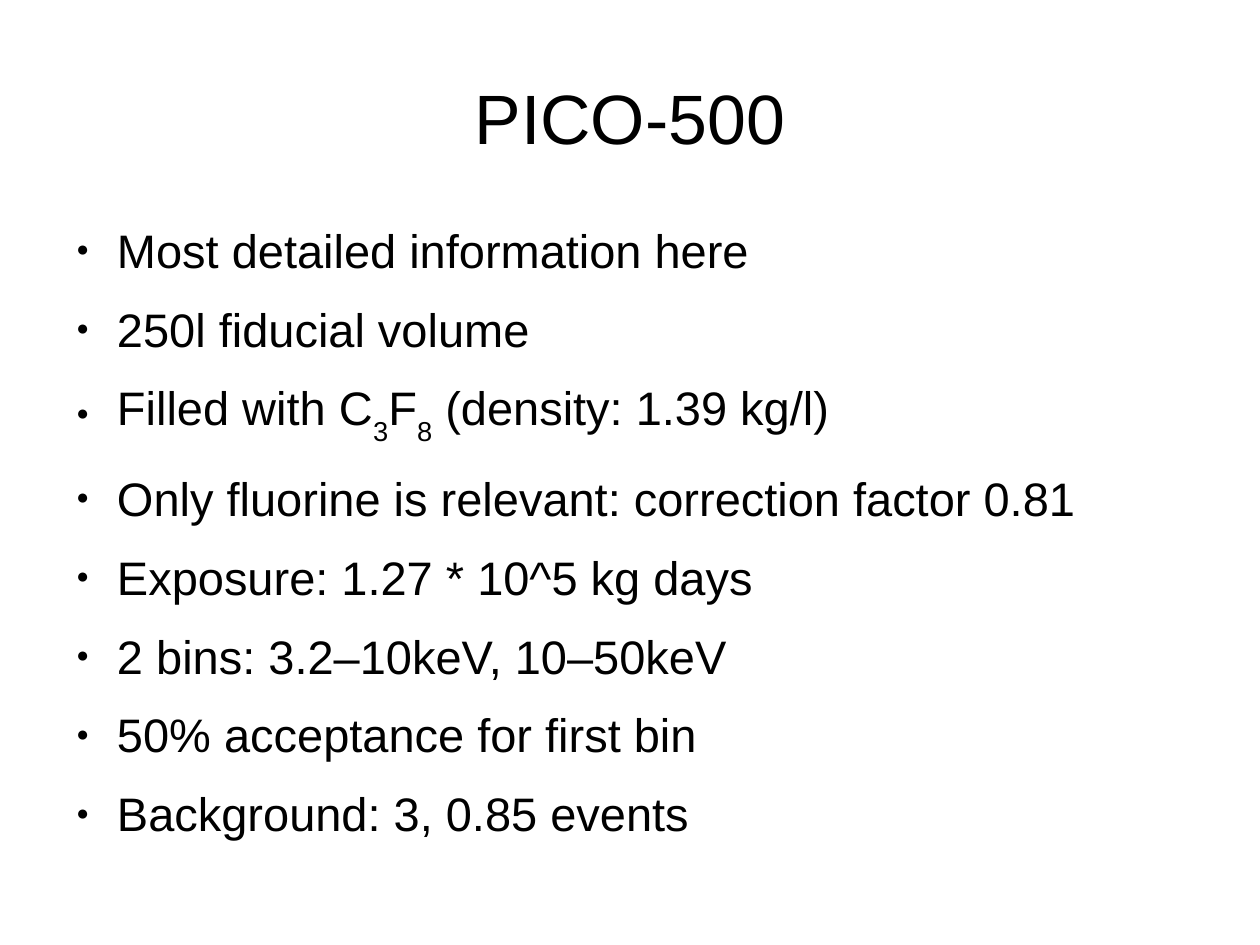
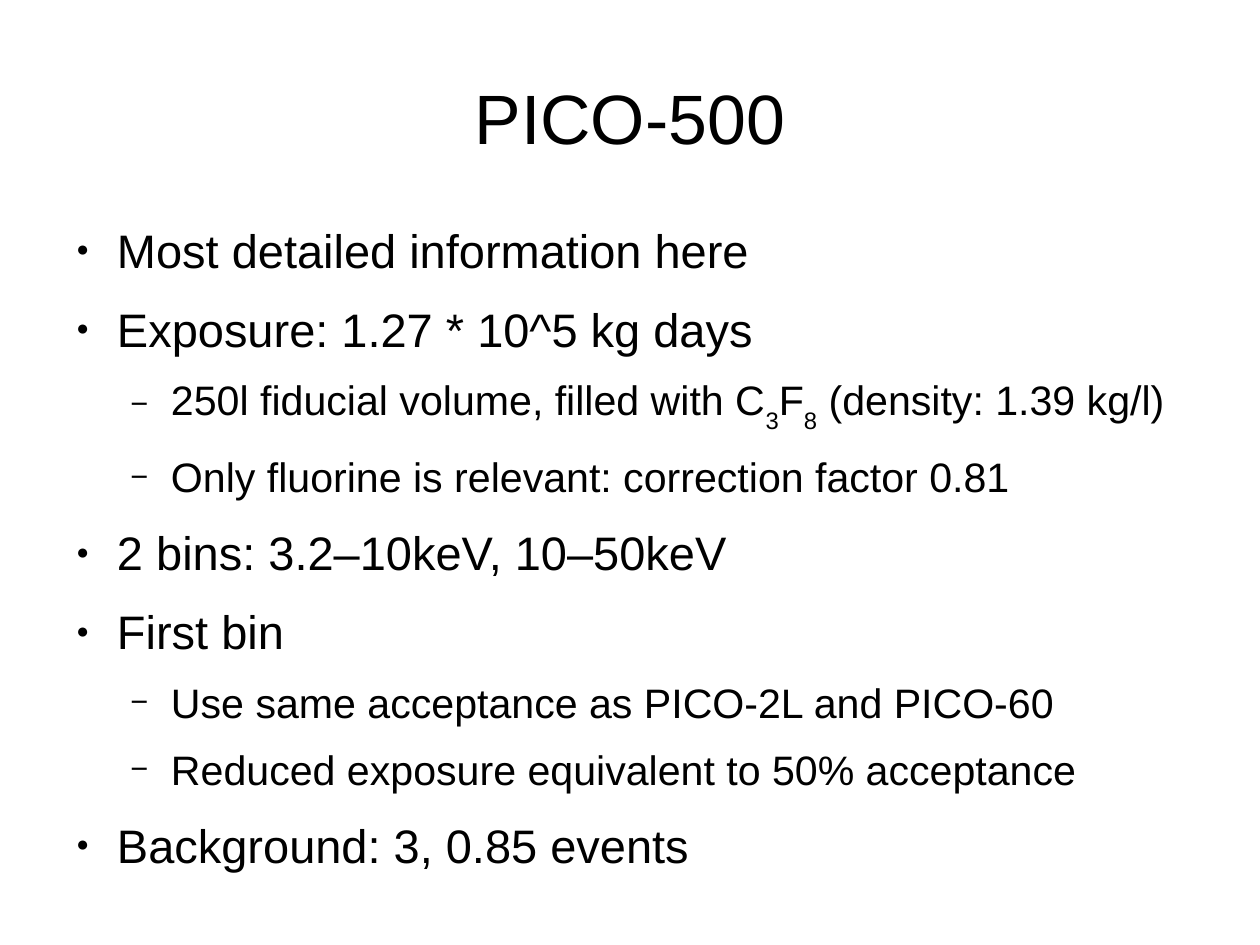
Before and after one commit to GambitBSM/DDCalc, a slide deck: slide 1 of FutureFacilities.odp. Drawn at 1260x945 pixels with LibreOffice and Linux fonts; fonts in the diff are those of the drawing. Boxes give left, top, right and bottom in pixels: in the first picture for what was removed or moved away, otherwise in the second. Text is boxed around its words. In the diff, an @@ line names an element or a change of style, - is before the commit and + after.

```diff
--- a/FutureFacilities.odp
+++ b/FutureFacilities.odp
@@ text at <box>117,313,1165,423</box>: text changed; size 29.6 to 25.9 pt @@
-● 250l fiducial volume
-● Filled with C3F8 (density: 1.39 kg/l)
+● Exposure: 1.27 * 10^5 kg days
+  − 250l fiducial volume, filled with C3F8 (density: 1.39 kg/l)
@@ text at <box>171,462,1009,501</box>: size 29.6 to 25.9 pt in "Only fluorine is relevant: correction factor 0.81"; bullet ● to −; list level 1 to 2 in "Only fluorine is relevant: correction ..." @@
@@ text at <box>117,561,752,604</box>: paragraph removed @@
-● Exposure: 1.27 * 10^5 kg days
@@ text at <box>117,615,1076,793</box>: text changed; size 29.6 to 25.9 pt @@
-● 50% acceptance for first bin
+● First bin
+  − Use same acceptance as PICO-2L and PICO-60
+  − Reduced exposure equivalent to 50% acceptance
```
Also in this commit, not shown: 1 other slide changed, 1 slide added, 15 other files.
